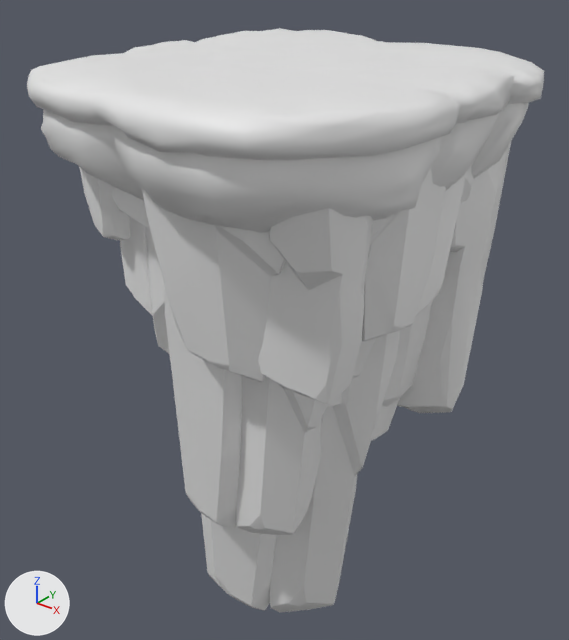
What one commit did to the Blender file assets/models/environment/island.blend.
Rendered twice from a 50 mm lens placed at (42.6, -55.3, 9.0), pointed at (-2.3, 0.8, -25.7). Arrows for +X, +Y and +Z are at lower left; the lights stay in place. Objects named as collision shapes, trigger or cutter boxes, shadow casters or lower levels of detail are left out.

Objects in the first picture: 'Grass', 'Ground', 'Rock15_LOD0', 'Rock15_LOD0.001', 'Rock16_LOD0', 'Rock16_LOD0.001', 'Rock16_LOD0.002', 'Rock16_LOD0.003'.
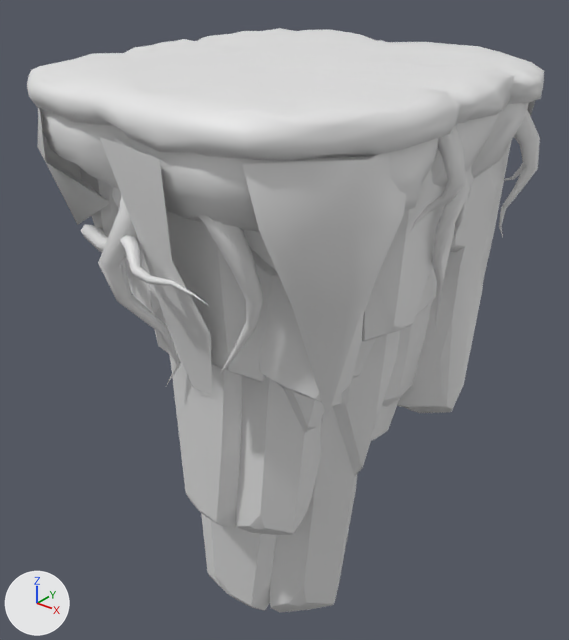
Diff of the bpy script that builds the scene:
```diff
--- a/assets/models/environment/island.blend.py
+++ b/assets/models/environment/island.blend.py
@@ ob_roots @@
 ob_roots.location = (0.0, 0.0, 0.0)
-ob_roots.hide_set(True)
@@ ob_generate_islandvines @@
 ob_generate_islandvines.location = (0.0, 0.0, 0.0)
-ob_generate_islandvines.hide_set(True)
```

Where the change shows, as pixel boxes [x1, y1, x2, y2] in the pictures (569 x 640 px):
'GENERATE_IslandVines', shown: after [38, 101, 535, 417]
'Roots', shown: after [81, 110, 540, 386]
